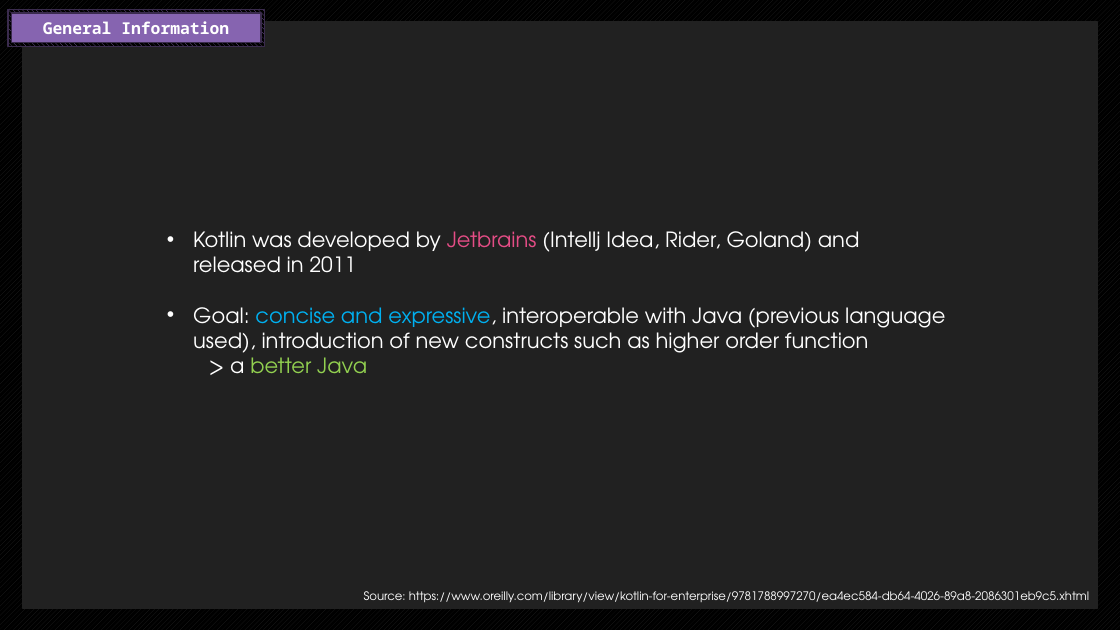
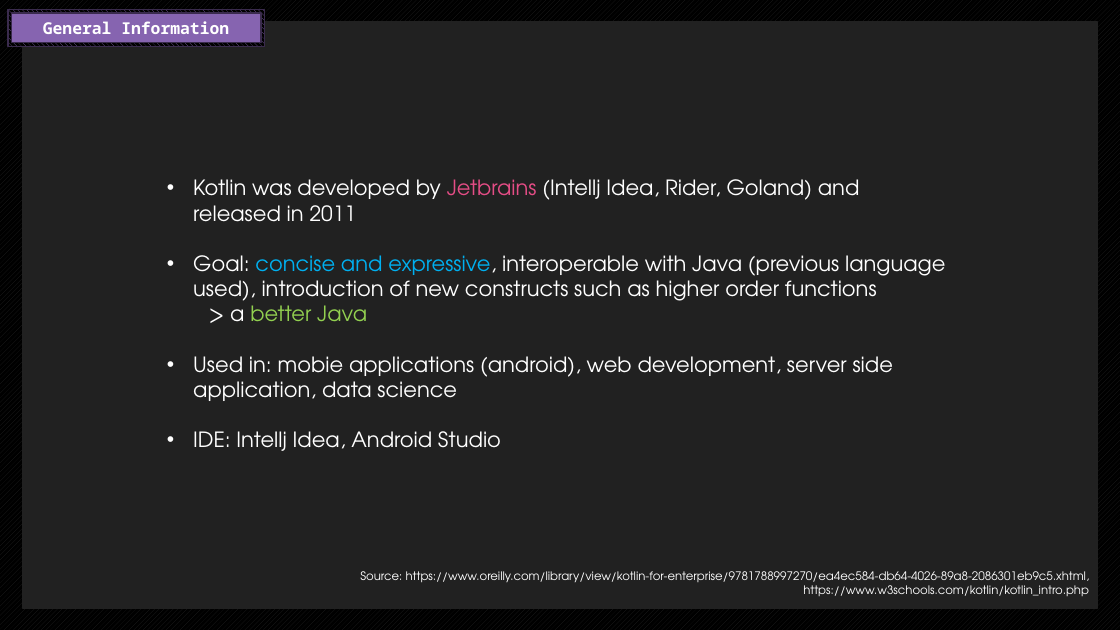
Before and after one commit to endorivium/informational-mastery, a slide deck: slide 3 of KP/Blitzlicht_Kotlin.pptx (slide 2 before the commit). Drawn at 1120x630 pixels with LibreOffice and Linux fonts; fonts in the diff are those of the drawing. Boxes give left, top, right and bottom in pixels: in the first picture for what was removed or moved away, otherwise in the second. Text is boxed around its words. In the diff, an @@ line names an element or a change of style, - is before the commit and + after.

```diff
--- a/KP/Blitzlicht_Kotlin.pptx
+++ b/KP/Blitzlicht_Kotlin.pptx
@@ text "Kotlin was developed by Jetbrains ...": place and size @@
-text "Kotlin was developed by Jetbrains ..." at <box>193,231,945,374</box>
+text "Kotlin was developed by Jetbrains ..." at <box>193,179,945,451</box>
@@ text at <box>193,255,945,306</box>: text changed @@
-• Goal: concise and expressive, interoperable with Java (previous language used), introduction of new constructs such as higher order function
+• Goal: concise and expressive, interoperable with Java (previous language used), introduction of new constructs such as higher order functions
@@ text at <box>193,356,893,451</box>: paragraphs added @@
+• Used in: mobie applications (android), web development, server side application, data science
+• IDE: Intellj Idea, Android Studio
@@ text at <box>360,571,1090,596</box>: text changed @@
-Source: https://www.oreilly.com/library/view/kotlin-for-enterprise/9781788997270/ea4ec584-db64-4026-89a8-2086301eb9c5.xhtml
+Source: https://www.oreilly.com/library/view/kotlin-for-enterprise/9781788997270/ea4ec584-db64-4026-89a8-2086301eb9c5.xhtml, https://www.w3schools.com/kotlin/kotlin_intro.php
```
Also in this commit, not shown: 1 other slide changed, 2 slides added, 1 slide removed, 5 other files.
